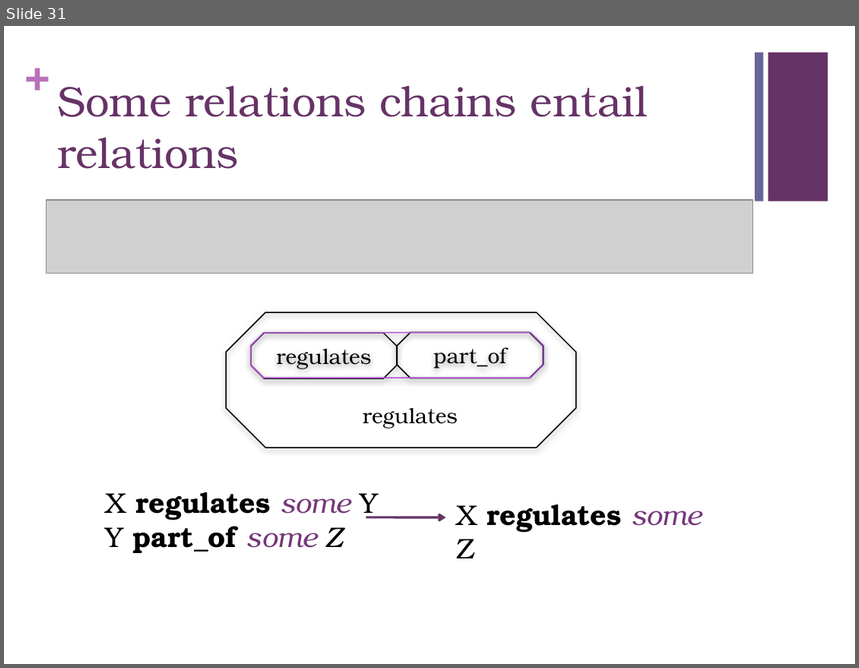
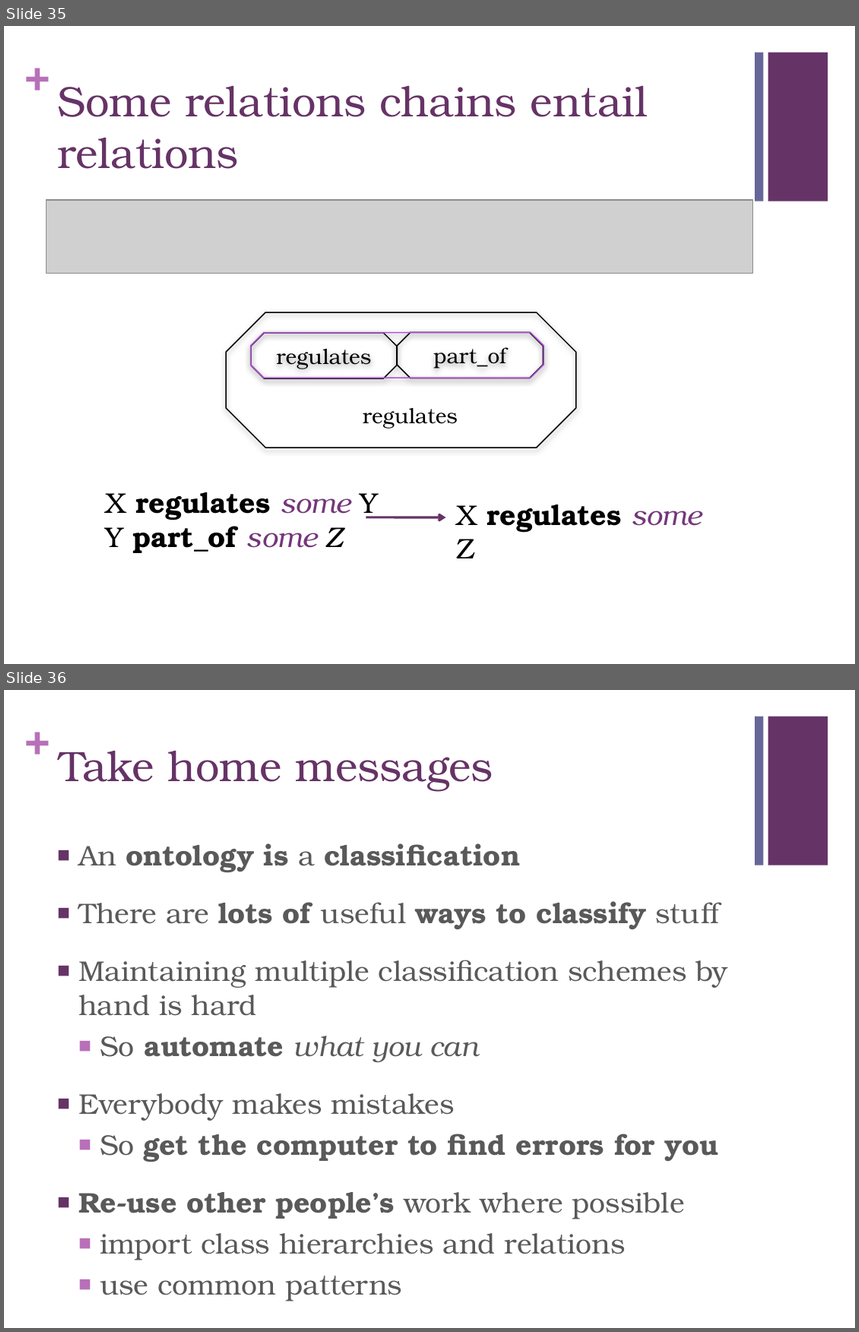
Before and after one commit to geneontology/protege-tutorial, a slide deck: presentations/GO_protege_1201b.pptx. Shown one above the other, each under a label of ours: slide 31 before the commit, slides 35 and 36 after it. The pictures are 859x668 and 859x1332 pixels, drawn with LibreOffice and Linux fonts; fonts in the diff are those of the drawing; grey boxes stand for pictures. Boxes give left, top, right and bottom in pixels: in the first picture for what was removed or moved away, otherwise in the second. Text is boxed around its words. In the diff, an @@ line names an element or a change of style, - is before the commit and + after.

Commit message:
new version.  Added some guidance on when to make Equivalent Class + some stuff on textual defs and annotation  prioerties.  Still no object property characteristics.

```diff
--- a/presentations/GO_protege_1201b.pptx
+++ b/presentations/GO_protege_1201b.pptx
@@ slide 36 added at [4,690,855,1328], background #FFFFFF; not listed: 3 template elements that a slide beside it also shows @@
@@ title added at [59,751,493,792], 36 pt, text #663366 @@
+Take home messages
@@ text added at [78,844,728,1302], 24 pt, text #595959 @@
+■ An ontology is a classification
+■ There are lots of useful ways to classify stuff
+■ Maintaining multiple classification schemes by hand is hard
+  ■ So automate what you can
+■ Everybody makes mistakes
+  ■ So get the computer to find errors for you
+■ Re-use other people’s work where possible
+  ■ import class hierarchies and relations
+  ■ use common patterns
@@ what was slide 31 is now slide 35 @@
```
Also in this commit, not shown: 1 slide changed, 4 other slides added.
